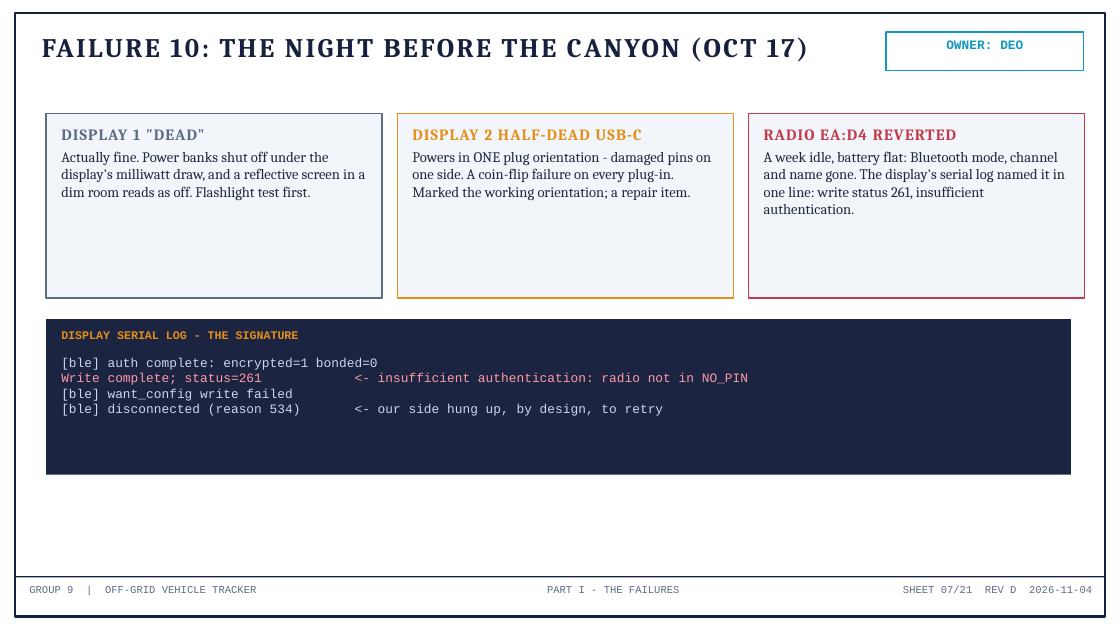
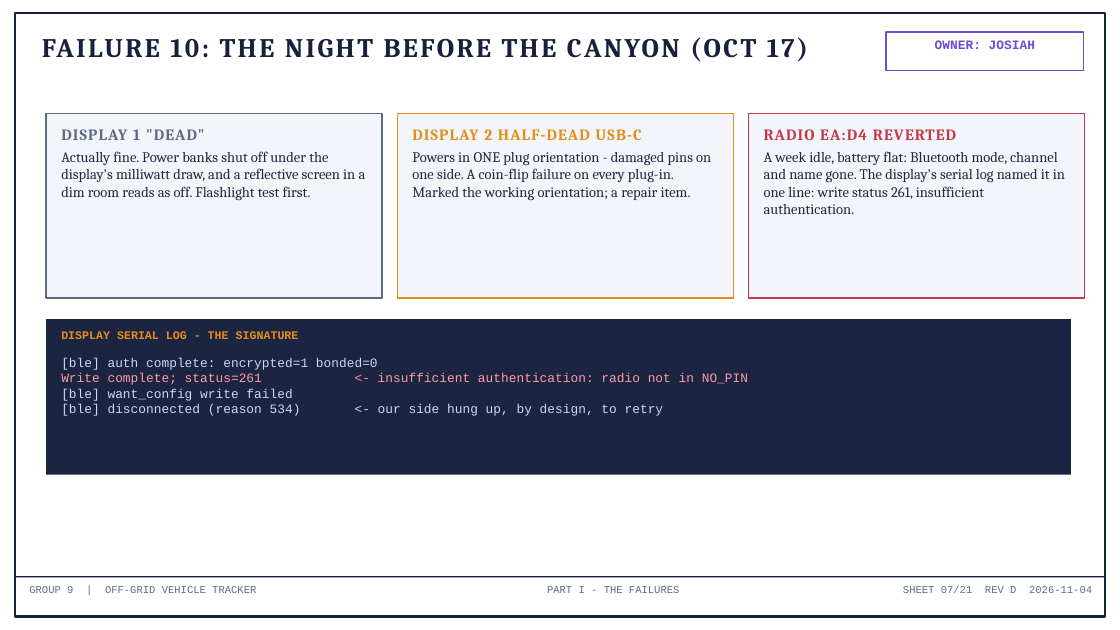
Before and after one commit to deosgracius/offgrid-vehicle-tracker, a slide deck: slide 7 of docs/presentations/Group9_Presentation.pptx. Drawn at 1120x630 pixels with LibreOffice and Linux fonts; fonts in the diff are those of the drawing. Boxes give left, top, right and bottom in pixels: in the first picture for what was removed or moved away, otherwise in the second. Text is boxed around its words. In the diff, an @@ line names an element or a change of style, - is before the commit and + after.

```diff
--- a/docs/presentations/Group9_Presentation.pptx
+++ b/docs/presentations/Group9_Presentation.pptx
@@ rectangle at (886,32,1084,71): outline #1199BD 1.5 pt to #6D4BDB 1.5 pt @@
@@ text at (935,40,1035,49): text changed; text colour #1199BD to #6D4BDB @@
-OWNER: DEO
+OWNER: JOSIAH
```
Also in this commit, not shown: 8 other slides changed, 1 other file.
